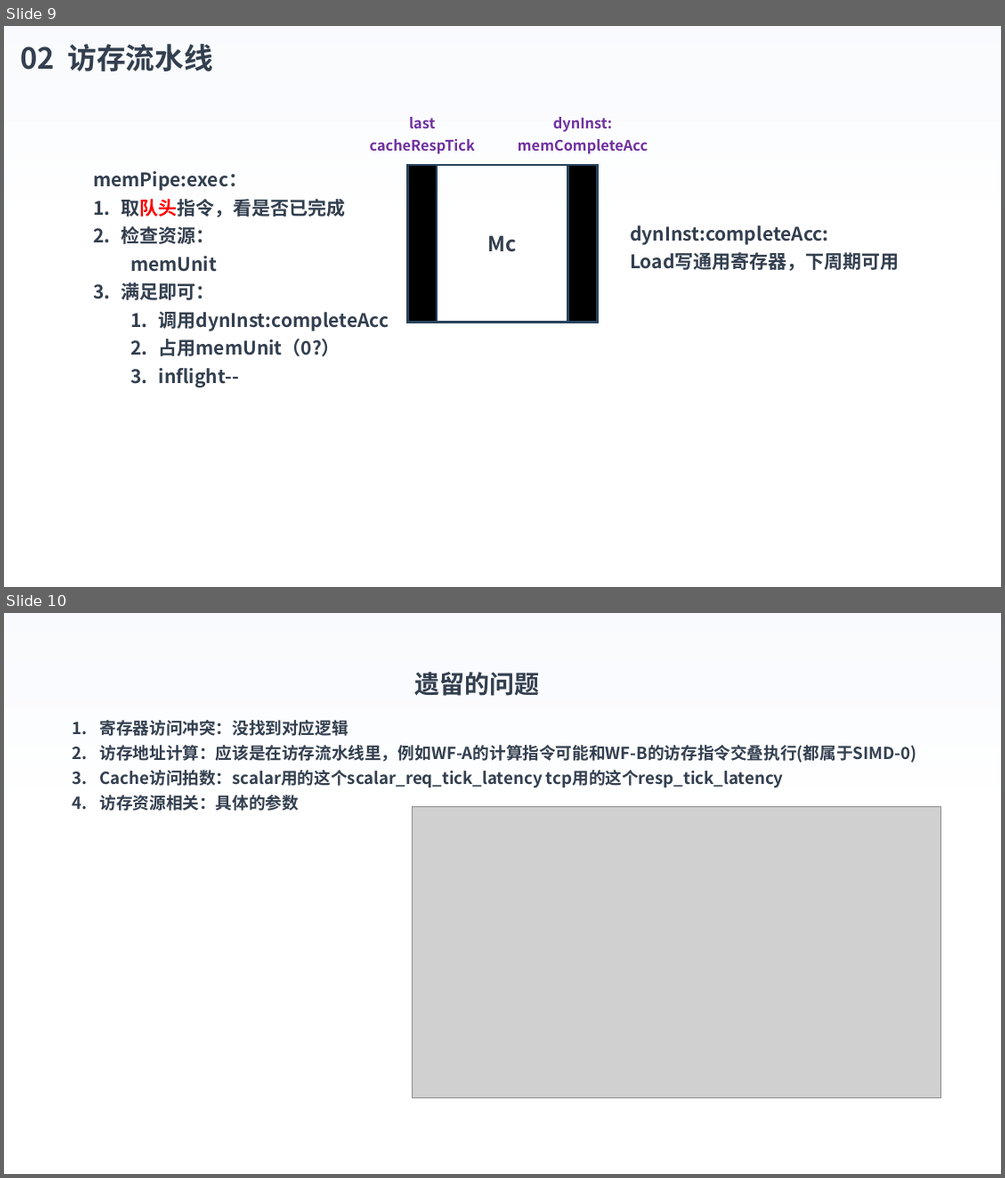
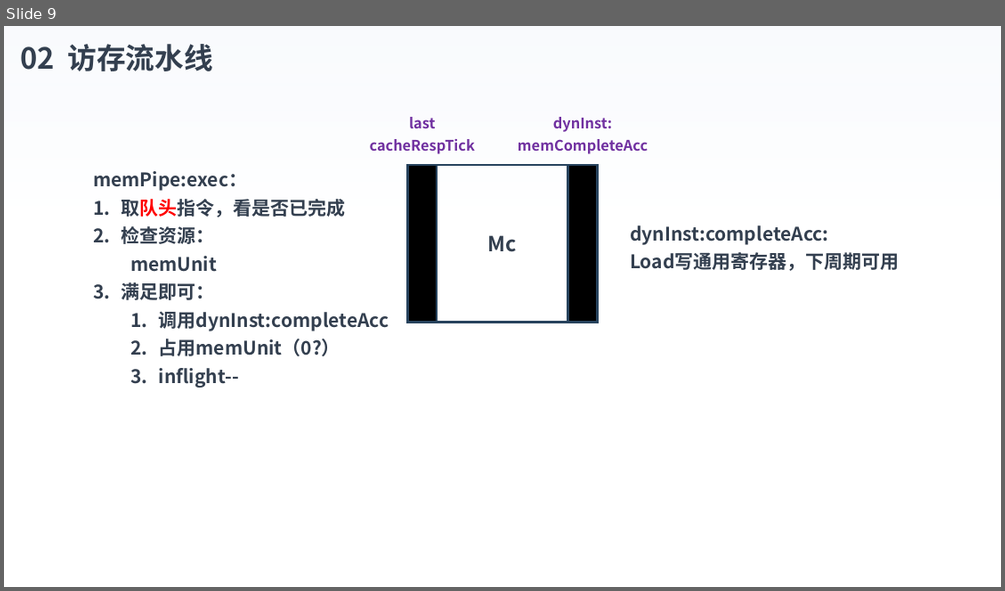
Before and after one commit to luot-ai/workspace, a slide deck: AA/gpu/GEM5/PPT/Gem5-GPU_5.pptx. Shown one above the other, each under a label of ours: slides 9 and 10 before the commit, slide 9 after it. The pictures are 1005x1178 and 1005x591 pixels, drawn with LibreOffice and Linux fonts; fonts in the diff are those of the drawing; grey boxes stand for pictures; background and template pictures are left out. Boxes give left, top, right and bottom in pixels: in the first picture for what was removed or moved away, otherwise in the second. Text is boxed around its words. In the diff, an @@ line names an element or a change of style, - is before the commit and + after.

```diff
--- a/AA/gpu/GEM5/PPT/Gem5-GPU_5.pptx
+++ b/AA/gpu/GEM5/PPT/Gem5-GPU_5.pptx
@@ slide 10 removed at <box>4,613,1001,1174</box>, background picture (left out) @@
@@ rectangle removed at <box>4,613,1001,1174</box> @@
@@ text removed at <box>415,672,540,696</box> @@
-遗留的问题
@@ text removed at <box>100,720,917,811</box> @@
-1. 寄存器访问冲突：没找到对应逻辑
-2. 访存地址计算：应该是在访存流水线里，例如WF-A的计算指令可能和WF-B的访存指令交叠执行(都属于SIMD-0)
-3. Cache访问拍数：scalar用的这个scalar_req_tick_latency tcp用的这个resp_tick_latency
-4. 访存资源相关：具体的参数
@@ picture removed at <box>413,807,940,1098</box> @@
```
Also in this commit, not shown: 1 other slide removed, 30 other files.
